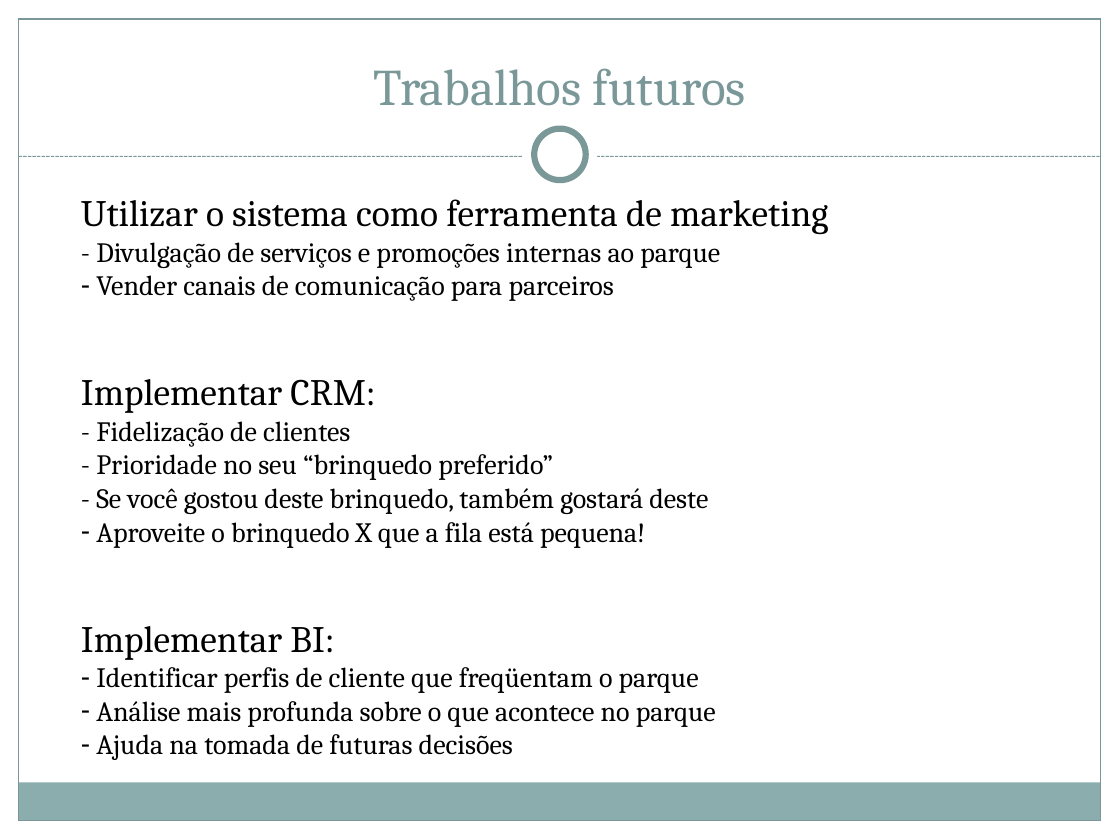
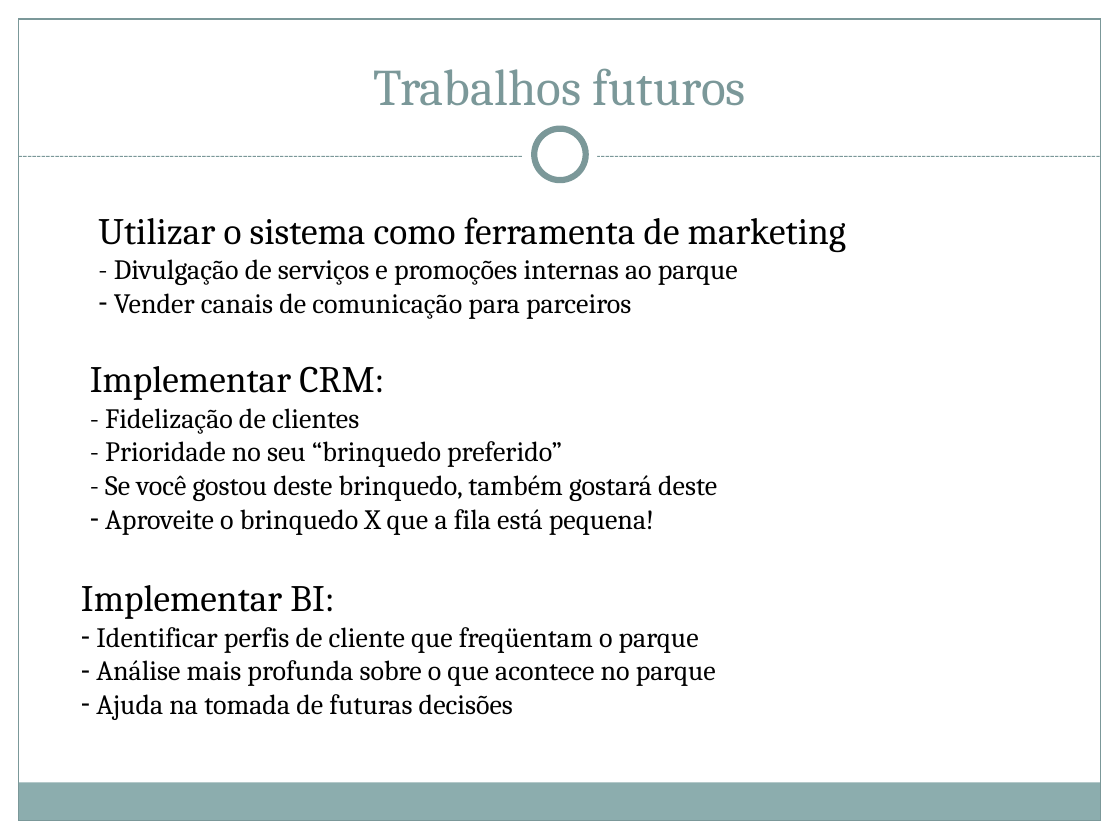
Before and after one commit to herberton/projetof1, a slide deck: slide 14 of wiki/Apresentação/Apresentação Final.pptx. Drawn at 1120x840 pixels with LibreOffice and Linux fonts; fonts in the diff are those of the drawing. Boxes give left, top, right and bottom in pixels: in the first picture for what was removed or moved away, otherwise in the second. Text is boxed around its words. In the diff, an @@ line names an element or a change of style, - is before the commit and + after.

```diff
--- a/wiki/Apresentação/Apresentação Final.pptx
+++ b/wiki/Apresentação/Apresentação Final.pptx
@@ text at (81, 199, 828, 548): paragraphs removed @@
-Utilizar o sistema como ferramenta de marketing
-- Divulgação de serviços e promoções internas ao parque
-– Vender canais de comunicação para parceiros
-Implementar CRM:
-- Fidelização de clientes
-- Prioridade no seu “brinquedo preferido”
-- Se você gostou deste brinquedo, também gostará deste
-– Aproveite o brinquedo X que a fila está pequena!
@@ text added at (98, 217, 846, 319), 18 pt, text #000000 @@
+Utilizar o sistema como ferramenta de marketing
+- Divulgação de serviços e promoções internas ao parque
+– Vender canais de comunicação para parceiros
@@ text added at (90, 366, 717, 535), 18 pt, text #000000 @@
+Implementar CRM:
+- Fidelização de clientes
+- Prioridade no seu “brinquedo preferido”
+- Se você gostou deste brinquedo, também gostará deste
+– Aproveite o brinquedo X que a fila está pequena!
@@ text "Implementar BI:": place and size @@
-text "Implementar BI:" at (81, 199, 828, 760)
+text "Implementar BI:" at (81, 585, 716, 720)
```
Also in this commit, not shown: 4 other slides changed.
